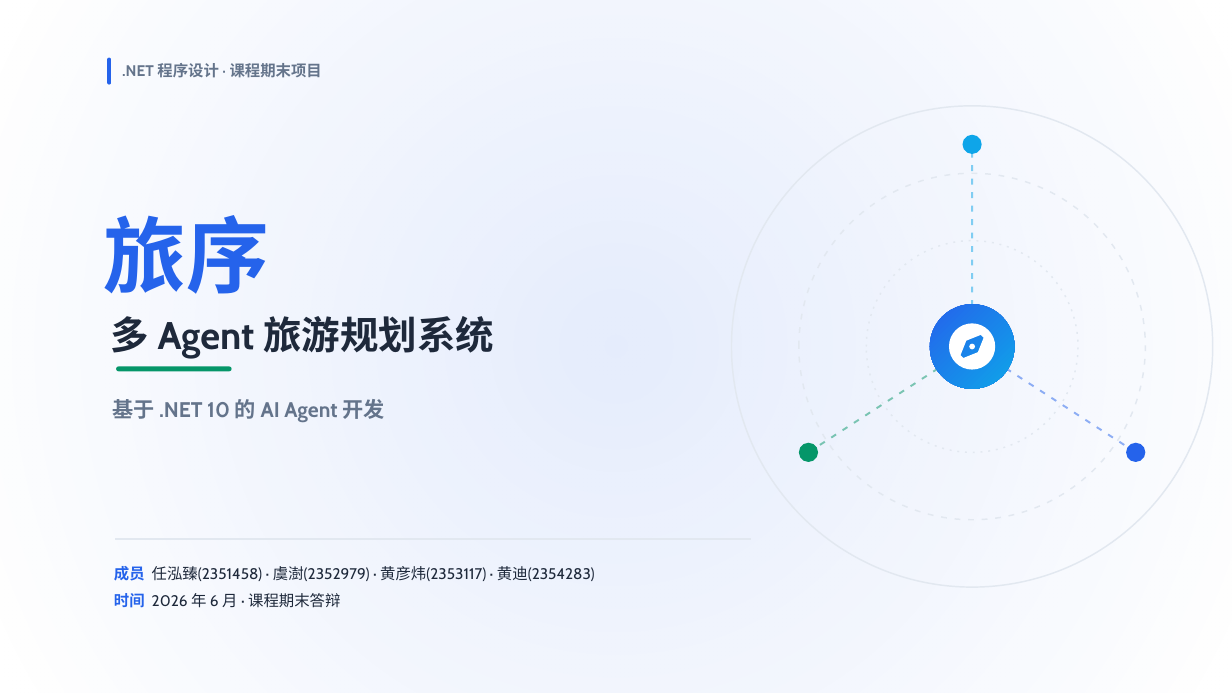
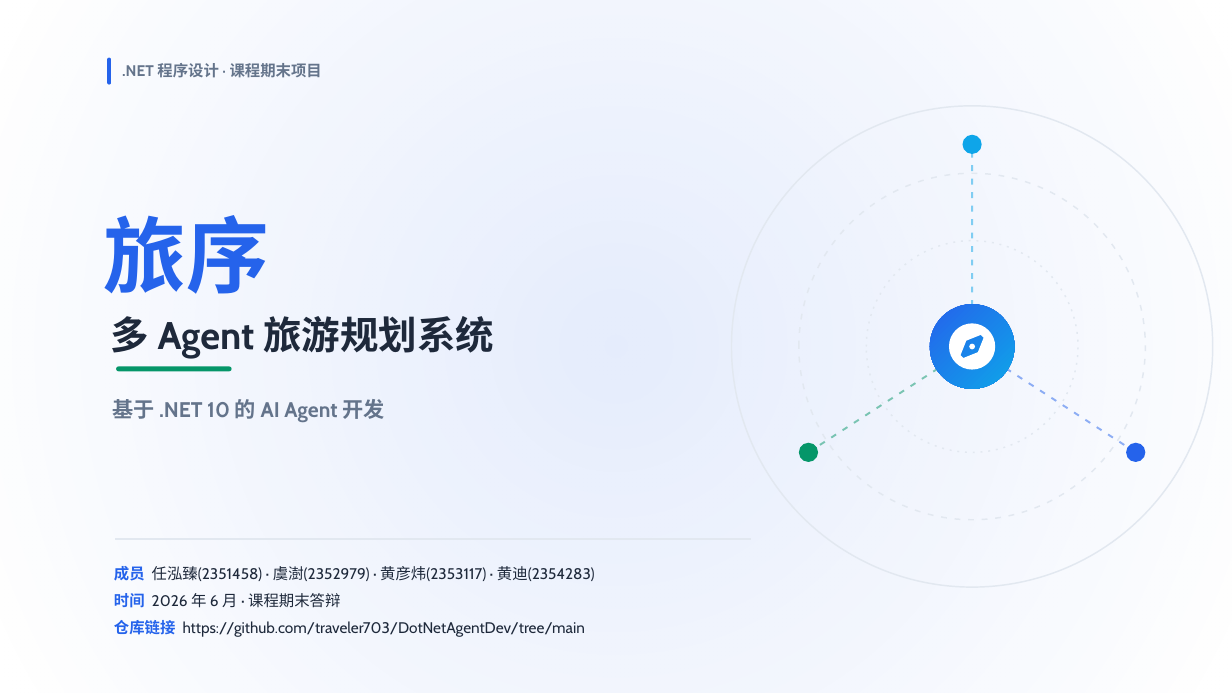
Before and after one commit to traveler703/DotNetAgentDev, a slide deck: slide 1 of docs/答辩演示.pptx. Drawn at 1232x693 pixels with LibreOffice and Linux fonts; fonts in the diff are those of the drawing. Boxes give left, top, right and bottom in pixels: in the first picture for what was removed or moved away, otherwise in the second. Text is boxed around its words. In the diff, an @@ line names an element or a change of style, - is before the commit and + after.

```diff
--- a/docs/答辩演示.pptx
+++ b/docs/答辩演示.pptx
@@ text added at <box>114,620,585,637</box>, 12 pt, text #1E293B @@
+仓库链接 https://github.com/traveler703/DotNetAgentDev/tree/main
```
Also in this commit, not shown: 11 other slides changed.
